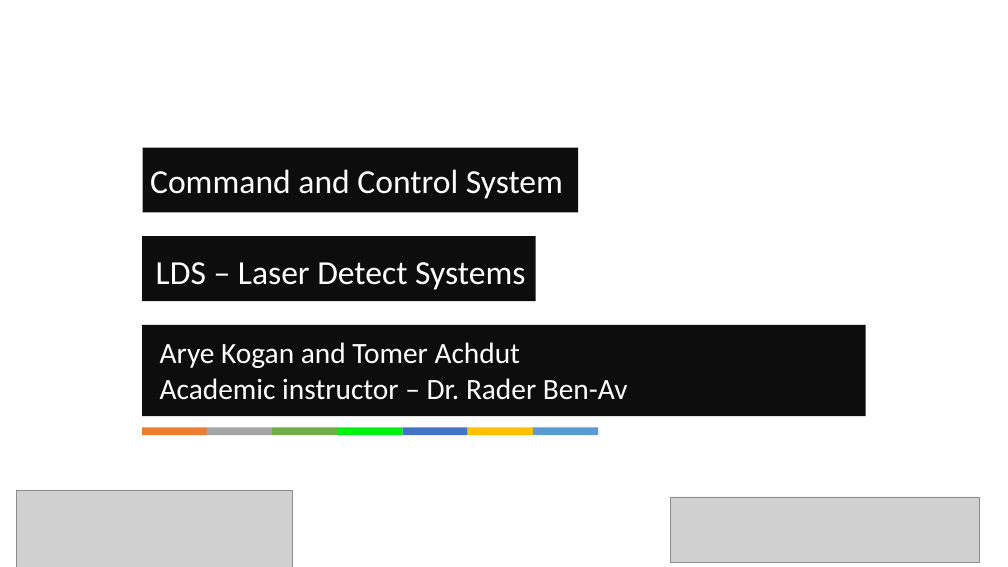
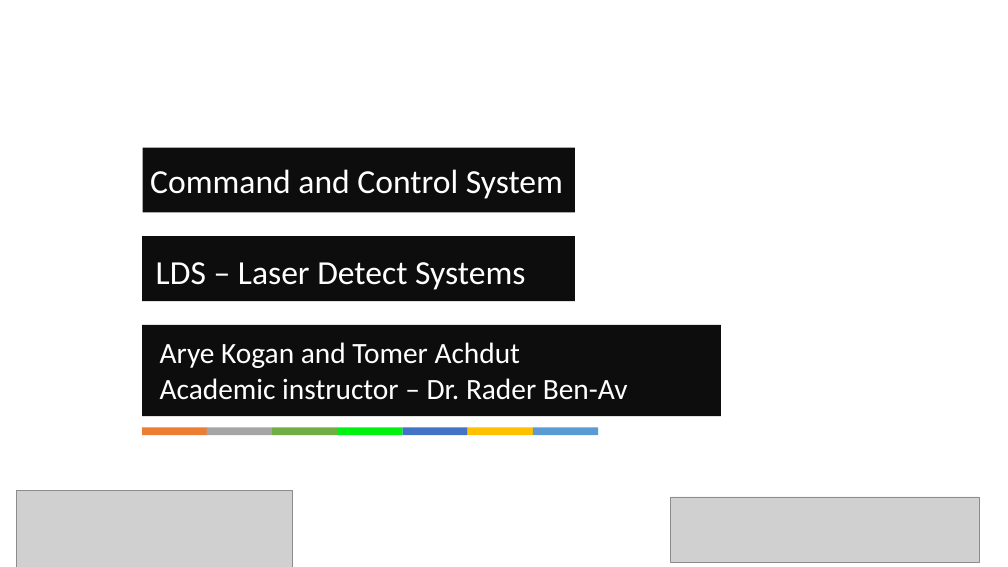
Before and after one commit to aryeko/CommandAndControlSystem-LDS, a slide deck: slide 1 of Documents/Documentation/Prototype presentation.pptx. Drawn at 1008x567 pixels with LibreOffice and Linux fonts; fonts in the diff are those of the drawing; grey boxes stand for pictures; background and template pictures are left out; a plain dark background stands for a picture behind light text. Boxes give left, top, right and bottom in pixels: in the first picture for what was removed or moved away, otherwise in the second. Text is boxed around its words. In the diff, an @@ line names an element or a change of style, - is before the commit and + after.

```diff
--- a/Documents/Documentation/Prototype presentation.pptx
+++ b/Documents/Documentation/Prototype presentation.pptx
@@ rectangle: place and size @@
-rectangle at <box>142,236,536,301</box>
+rectangle at <box>142,236,575,301</box>
@@ rectangle: place and size @@
-rectangle at <box>142,325,866,417</box>
+rectangle at <box>142,325,721,417</box>
```
Also in this commit, not shown: 1 other slide changed.
